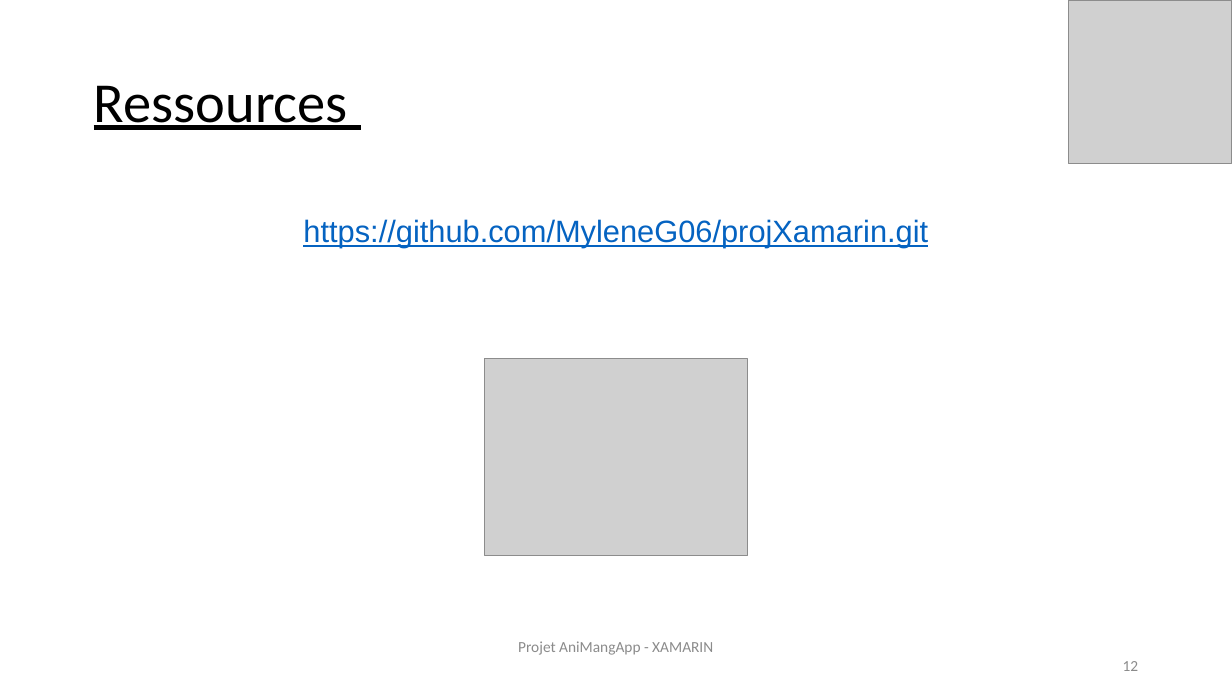
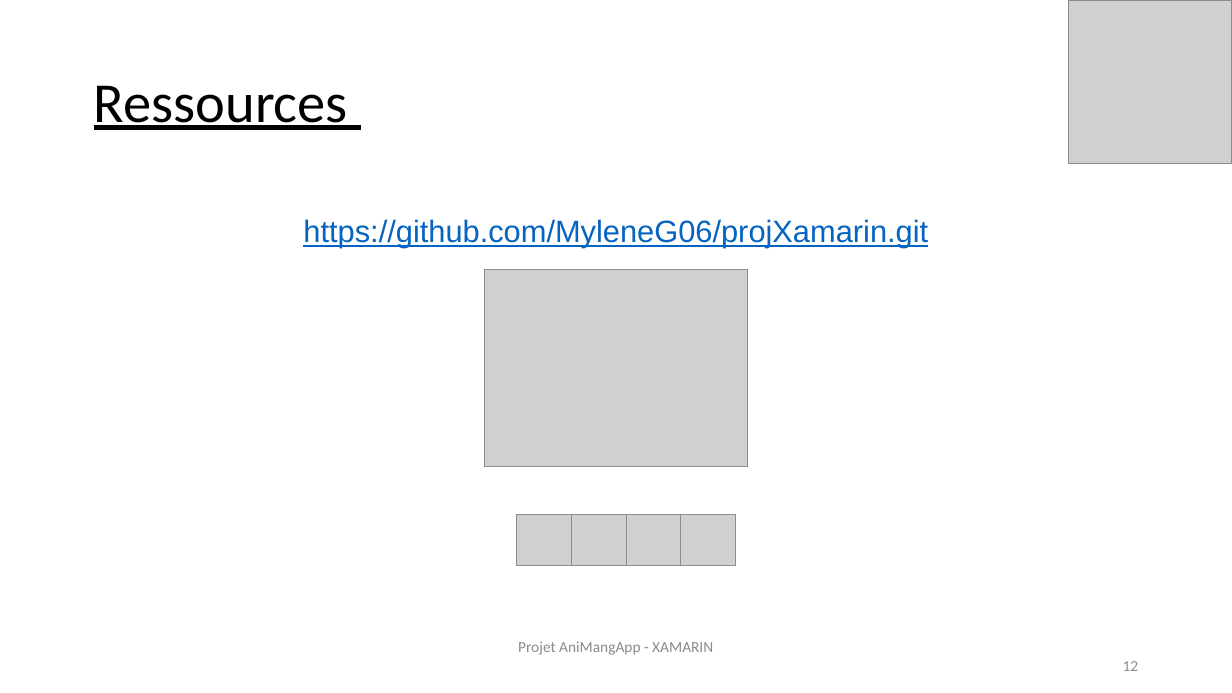
Before and after one commit to MyleneG06/projXamarin, a slide deck: slide 12 of Prez-Xamarin_AniMangApp.pptx. Drawn at 1232x693 pixels with LibreOffice and Linux fonts; fonts in the diff are those of the drawing; grey boxes stand for pictures. Boxes give left, top, right and bottom in pixels: in the first picture for what was removed or moved away, otherwise in the second. Text is boxed around its words. In the diff, an @@ line names an element or a change of style, - is before the commit and + after.

```diff
--- a/Prez-Xamarin_AniMangApp.pptx
+++ b/Prez-Xamarin_AniMangApp.pptx
@@ picture: place and size @@
-picture at [485,359,748,555]
+picture at [484,269,747,466]
@@ picture added at [517,515,571,567] @@
@@ picture added at [571,515,626,567] @@
@@ picture added at [627,515,681,567] @@
@@ picture added at [681,515,736,567] @@
```
Also in this commit, not shown: 11 other slides changed, 1 slide removed.
